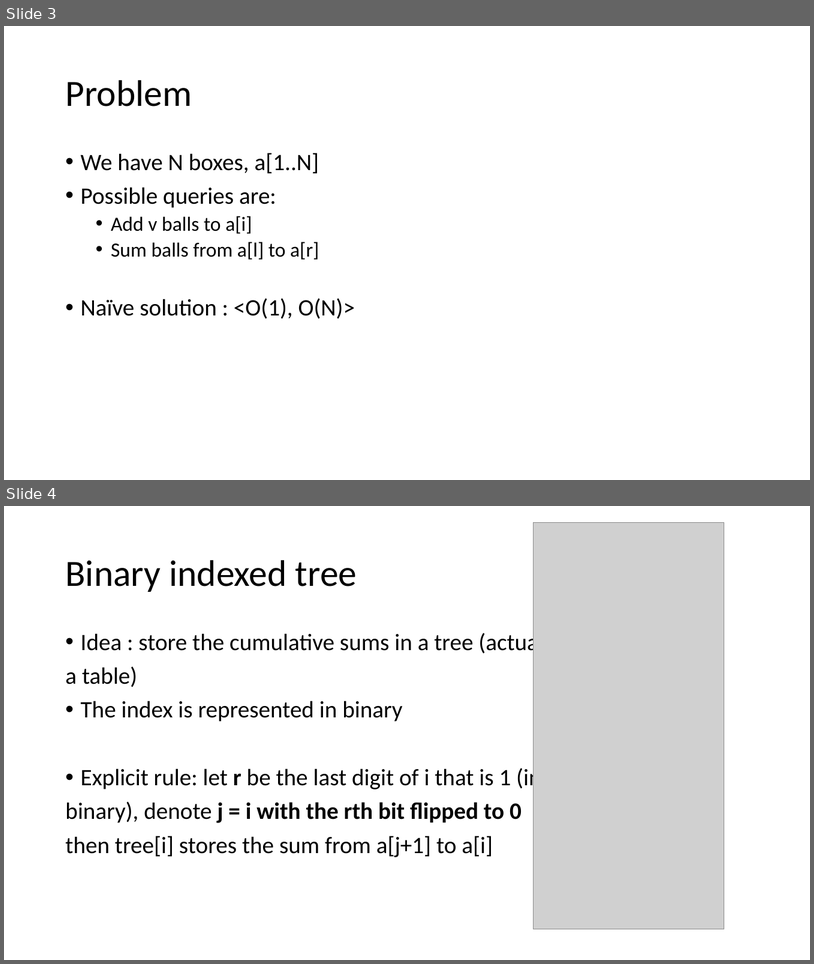
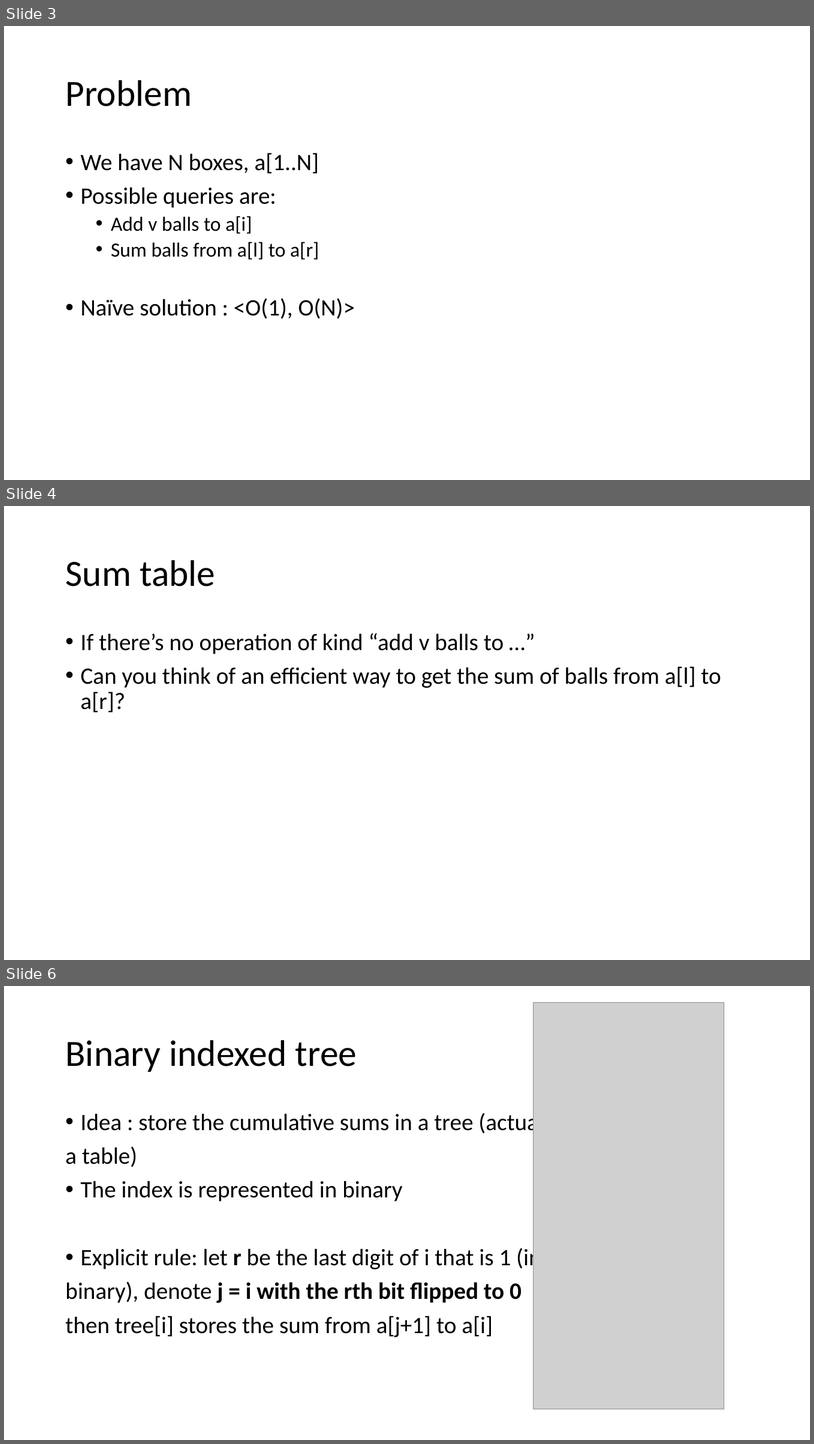
Before and after one commit to kwea123/cpp_data_algo, a slide deck: 9_Advanced.pptx. Shown one above the other, each under a label of ours: slides 3 and 4 before the commit, slides 3, 4 and 6 after it; the slides between them are not shown. The pictures are 814x964 and 814x1444 pixels, drawn with LibreOffice and Linux fonts; fonts in the diff are those of the drawing; grey boxes stand for pictures. Boxes give left, top, right and bottom in pixels: in the first picture for what was removed or moved away, otherwise in the second. Text is boxed around its words. In the diff, an @@ line names an element or a change of style, - is before the commit and + after.

```diff
--- a/9_Advanced.pptx
+++ b/9_Advanced.pptx
@@ slide 4 added at bbox=[4, 506, 810, 960], background #FFFFFF @@
@@ title added at bbox=[65, 560, 215, 586], 44 pt, text #000000 @@
+Sum table
@@ text added at bbox=[81, 633, 721, 712], 28 pt, text #000000 @@
+• If there’s no operation of kind “add v balls to …”
+• Can you think of an efficient way to get the sum of balls from a[l] to a[r]?
@@ what was slide 4 is now slide 6 @@
```
Also in this commit, not shown: 1 slide changed, 1 other slide added.
